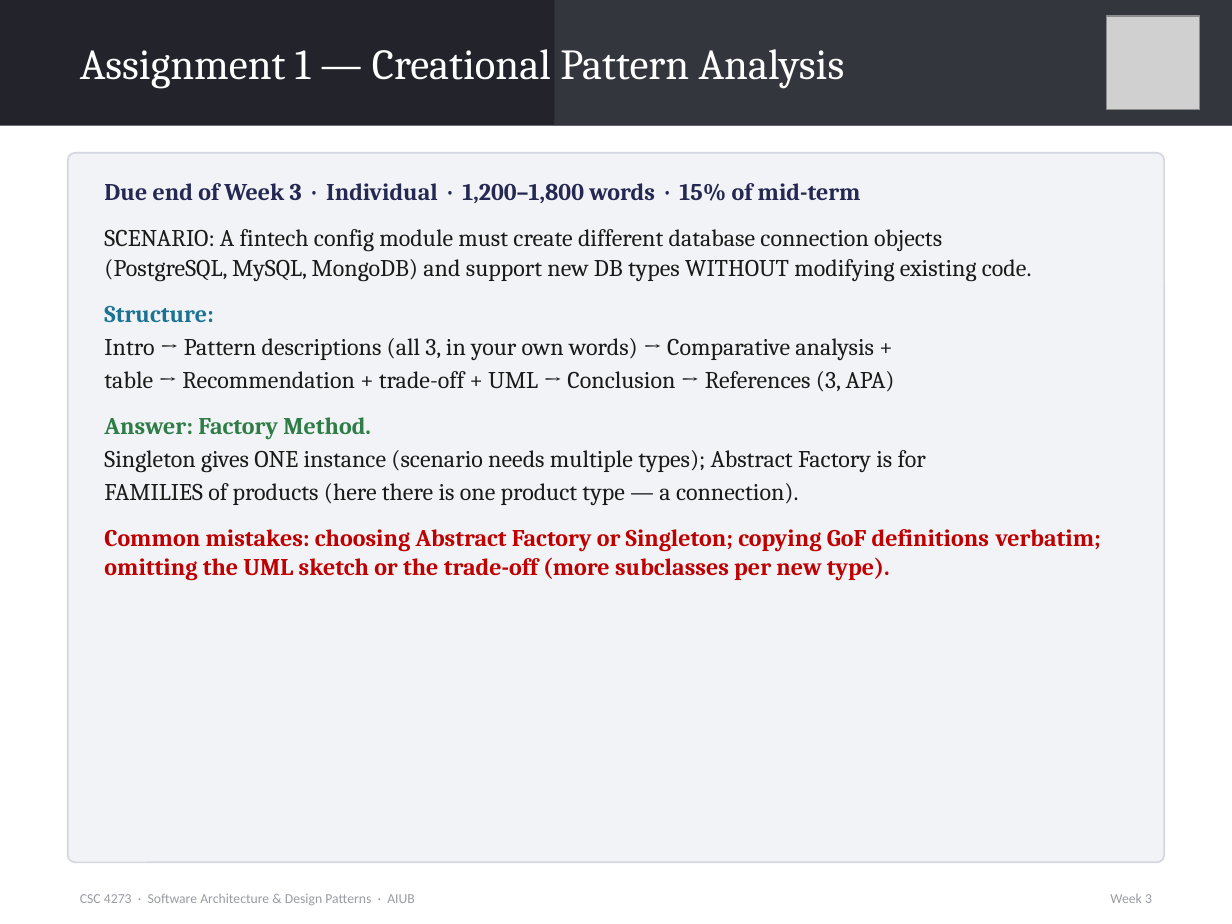
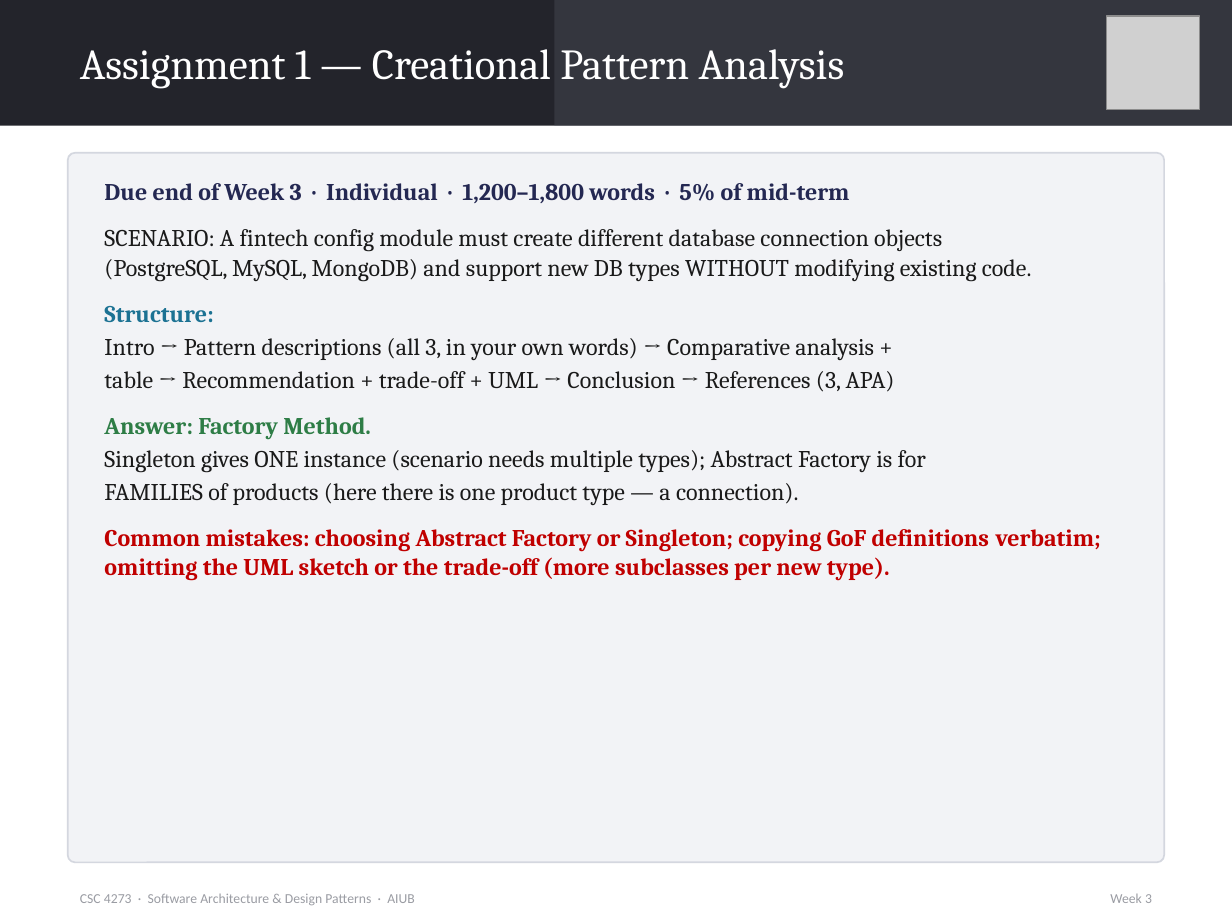
Before and after one commit to alamin200290/teaching-sadp-summer2025-2026-sec-ab, a slide deck: slide 32 of week-3/Week_03_SADP_Creational_Patterns_details.pptx (slide 28 before the commit). Drawn at 1232x924 pixels with LibreOffice and Linux fonts; fonts in the diff are those of the drawing; grey boxes stand for pictures. Boxes give left, top, right and bottom in pixels: in the first picture for what was removed or moved away, otherwise in the second. Text is boxed around its words. In the diff, an @@ line names an element or a change of style, - is before the commit and + after.

```diff
--- a/week-3/Week_03_SADP_Creational_Patterns_details.pptx
+++ b/week-3/Week_03_SADP_Creational_Patterns_details.pptx
@@ text at <box>104,183,850,203</box>: text changed @@
-Due end of Week 3 · Individual · 1,200–1,800 words · 15% of mid-term
+Due end of Week 3 · Individual · 1,200–1,800 words · 5% of mid-term
```
Also in this commit, not shown: 5 other slides changed, 4 slides added.
